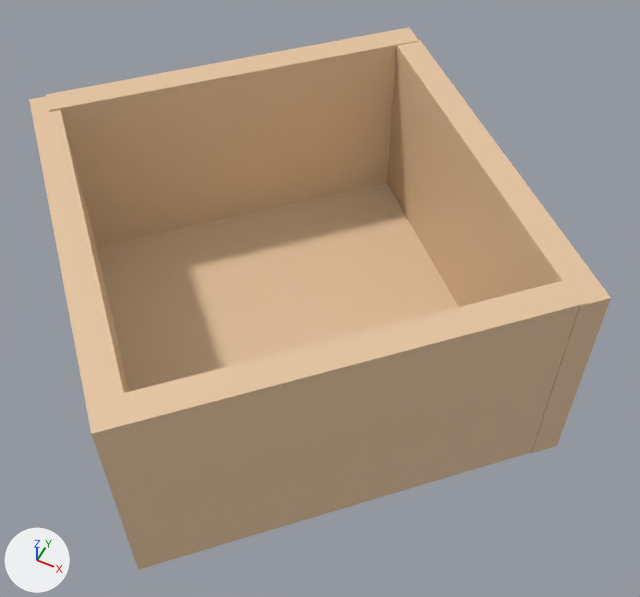
An edit to the glTF model front-end/public/assets/glb/room_beige.glb, drawn before and after from the same camera.
One viewpoint serves both versions: a camera (50 mm lens) standing at (29.8, -56.2, 78.3) and looking at (2.0, -0.4, 8.6). Lighting does not change. The marker at lower left points along +X, +Y and +Z. The first picture is the older version.

Objects in the first picture: 'SM_BackWall', 'SM_Floor', 'SM_FrontWall', 'SM_LeftWall', 'SM_RightWall'.
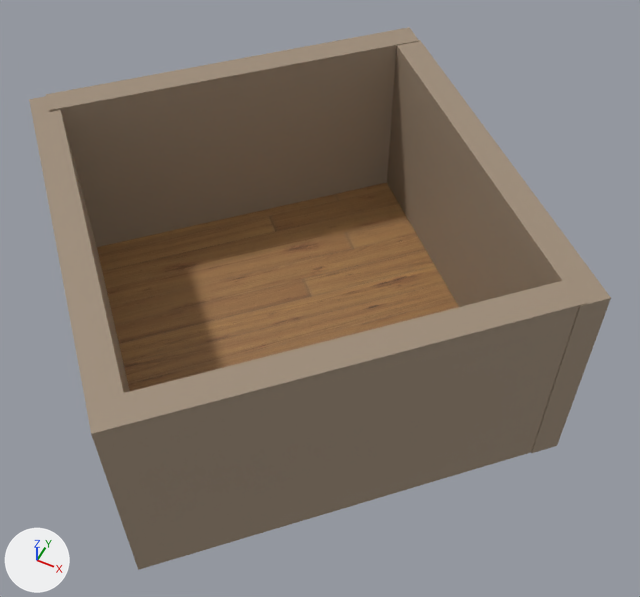
The newer file is also rescaled (x0.659) as a whole; pictures and numbers use the older file's frame.

What differs and where, as boxes [x1, y1, x2, y2] in the pictures (640 x 597 px):
'SM_BackWall', surface changed (beige to brown)
    both: [86, 279, 588, 570]
'SM_LeftWall', surface changed (beige to brown)
    both: [46, 27, 419, 247]
'SM_Floor', surface changed, recoloured (beige to brown)
    both: [97, 182, 459, 391]
'SM_RightWall', surface changed (beige to brown)
    both: [387, 40, 611, 453]
'SM_FrontWall', surface changed (darker)
    both: [29, 96, 130, 403]

Edits to the bpy script that builds the scene:
```text
Add img_laminate_floor_03_nor_gl_1k:
    img_laminate_floor_03_nor_gl_1k = load_image('laminate_floor_03_nor_gl_1k', '_unpacked/laminate_floor_03_nor_gl_1k', 1024, 1024, 'Non-Color')
Add img_laminate_floor_03_diff_1k:
    img_laminate_floor_03_diff_1k = load_image('laminate_floor_03_diff_1k', '_unpacked/laminate_floor_03_diff_1k', 1024, 1024, 'sRGB')
Add img_laminate_floor_03_rough_1k:
    img_laminate_floor_03_rough_1k = load_image('laminate_floor_03_rough_1k', '_unpacked/laminate_floor_03_rough_1k', 1024, 1024, 'Non-Color')
Add img_beige_wall_001_rough_1k:
    img_beige_wall_001_rough_1k = load_image('beige_wall_001_rough_1k', '_unpacked/beige_wall_001_rough_1k', 1024, 1024, 'Non-Color')
Add img_beige_wall_001_nor_gl_1k:
    img_beige_wall_001_nor_gl_1k = load_image('beige_wall_001_nor_gl_1k', '_unpacked/beige_wall_001_nor_gl_1k', 1024, 1024, 'Non-Color')
Add img_beige_wall_001_diff_1k:
    img_beige_wall_001_diff_1k = load_image('beige_wall_001_diff_1k', '_unpacked/beige_wall_001_diff_1k', 1024, 1024, 'sRGB')
Change mat_m_beige_wall:
    remove # nodes: BsdfPrincipled, OutputMaterial
    remove # colours: beige #e7c6a1
    nodes: BsdfPrincipled, Mapping x3, Math, NormalMap, OutputMaterial, SeparateColor, TexImage x3, UVMap x3
    uses the picture img_beige_wall_001_diff_1k
    uses the picture img_beige_wall_001_nor_gl_1k
    uses the picture img_beige_wall_001_rough_1k
Add mat_m_laminate:
    mat_m_laminate = bpy.data.materials.new('M_laminate')
    # uses the picture img_laminate_floor_03_diff_1k
    # uses the picture img_laminate_floor_03_nor_gl_1k
    # uses the picture img_laminate_floor_03_rough_1k
Change me_cube_003:
    where me_cube_003.from_pydata(...)  # 8 vertices, 12 faces; spans x -31.3..25.4, y -28.6..28.0, z -0.9..1.7
    remove me_cube_003.materials.append(mat_m_beige_wall)  # beige #e7c6a1
    add me_cube_003.materials.append(mat_m_laminate)
```
